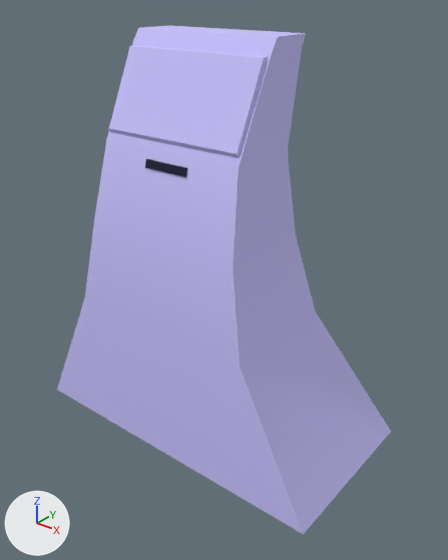
The glTF model src/assets/terminal1.glb as it was, and as the next commit left it.
Both versions are drawn from a camera (50 mm lens) standing at (7.78, -3.3, 5.56) and looking at (0.34, 6.0, -0.21). The lights are fixed; the arrows at lower left show +X, +Y and +Z.

Before the edit, the objects in view are built like this:
```python
mat_default_obj = principled_material('Default OBJ')
mat_default_obj.base_color = (0.59, 0.55, 1.0)  # blue #cac4ff
mat_default_obj.roughness = 1.0
me_terminal = bpy.data.meshes.new('terminal')
me_terminal.from_pydata(...)  # 64 vertices, 104 faces; spans x -3.67..3.67, y 1.37..5.16, z -3.85..4.7
# faces by material slot: [80, 24]
me_terminal.materials.append(mat_default_obj)  # blue #cac4ff
me_terminal.materials.append(mat_material_001)  # dark blue #000430
ob_terminal = bpy.data.objects.new('terminal', me_terminal)
ob_terminal.location = (0.0, 2.86, 0.0)
```
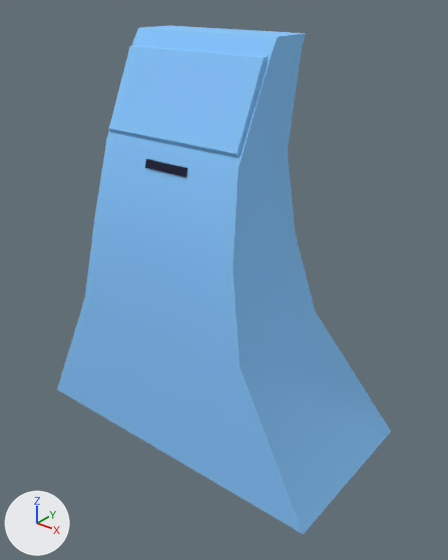
What differs and where, as boxes [x1, y1, x2, y2] in the pictures (448 x 560 px):
'terminal', recoloured
    both: [57, 26, 391, 534]

The change, as a diff of the scene's bpy script:
```diff
--- a/src/assets/terminal1.glb.py
+++ b/src/assets/terminal1.glb.py
@@ mat_default_obj @@
 mat_default_obj = principled_material('Default OBJ')
-mat_default_obj.base_color = (0.59, 0.55, 1.0)  # blue #cac4ff
+mat_default_obj.base_color = (0.248, 0.584, 1.0)  # blue #88c9ff
 mat_default_obj.roughness = 1.0
```
